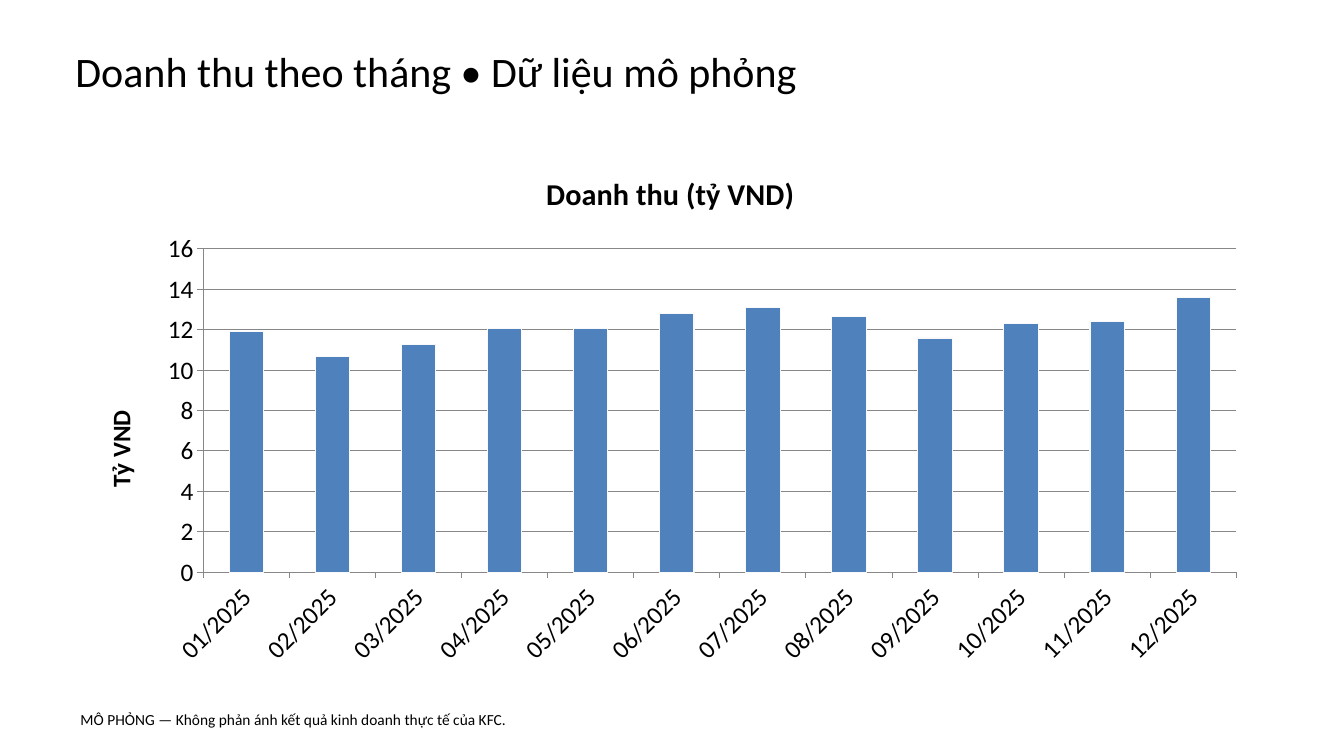
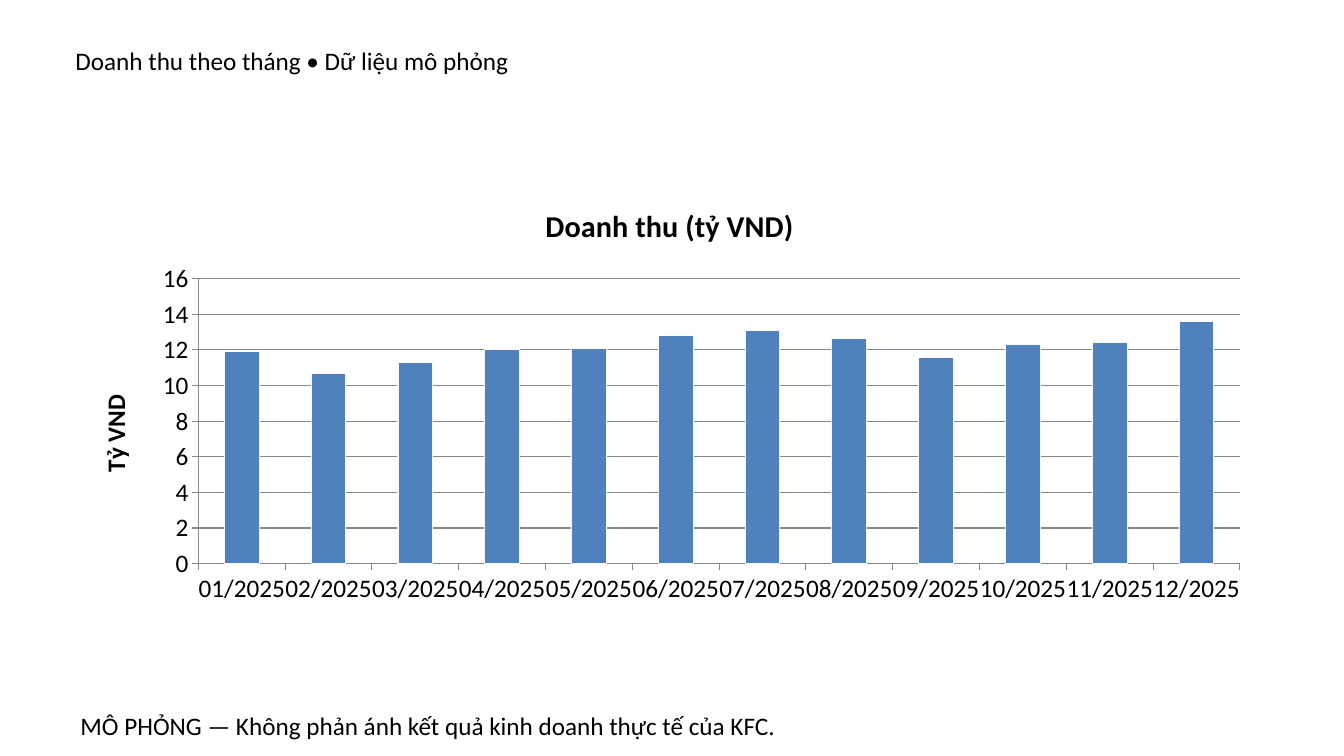
Before and after one commit to haonuongbo/Phan-tich-du-lieu-trong-moi-truong-doanh-nghiep, a slide deck: slide 7 of BaoCao/ThuyetTrinh.pptx. Drawn at 1344x756 pixels with LibreOffice and Linux fonts; fonts in the diff are those of the drawing. Boxes give left, top, right and bottom in pixels: in the first picture for what was removed or moved away, otherwise in the second. Text is boxed around its words. In the diff, an @@ line names an element or a change of style, - is before the commit and + after.

```diff
--- a/BaoCao/ThuyetTrinh.pptx
+++ b/BaoCao/ThuyetTrinh.pptx
@@ text "Doanh thu theo tháng • ..." at bbox=[75, 52, 508, 75]: size 30 to 18 pt @@
@@ column chart: place and size @@
-column chart at bbox=[81, 151, 1260, 676]
+column chart at bbox=[76, 185, 1264, 612]
@@ text "MÔ PHỎNG — Không phản ..." at bbox=[80, 715, 774, 740]: size 11 to 18 pt @@
```
Also in this commit, not shown: 6 other slides changed, 51 other files.
